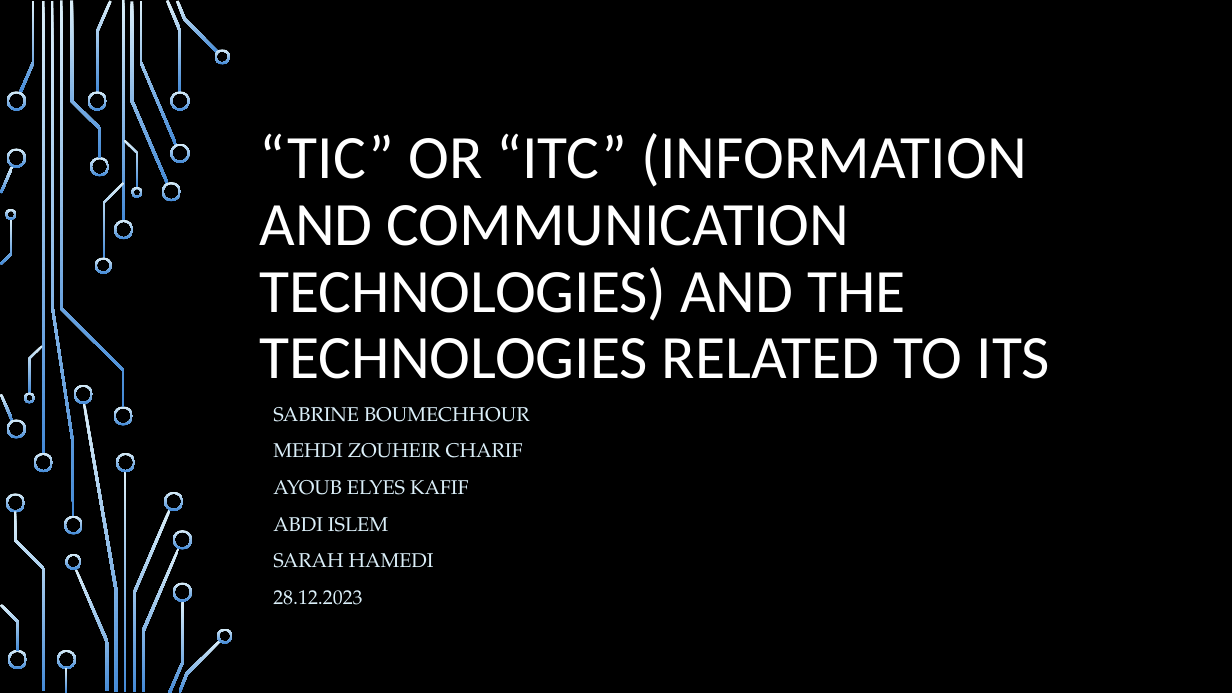
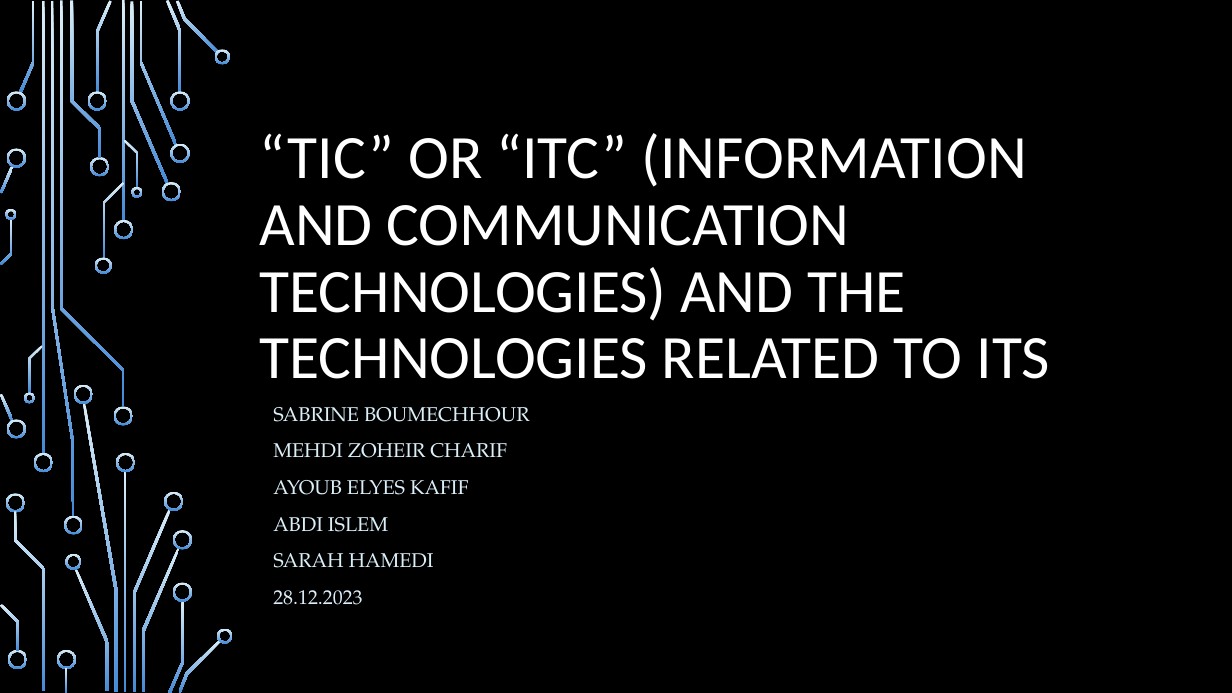
Before and after one commit to mehdi628/exam_tic, a slide deck: slide 1 of TIC (3).pptm. Drawn at 1232x693 pixels with LibreOffice and Linux fonts; fonts in the diff are those of the drawing; background and template pictures are left out. Boxes give left, top, right and bottom in pixels: in the first picture for what was removed or moved away, otherwise in the second. Text is boxed around its words. In the diff, an @@ line names an element or a change of style, - is before the commit and + after.

```diff
--- a/TIC (3).pptm
+++ b/TIC (3).pptm
@@ subtitle at <box>273,443,507,458</box>: text changed @@
-MEHDI ZOUHEIR CHARIF
+MEHDI ZOHEIR CHARIF
```
Also in this commit, not shown: 7 other slides changed, 6 slides added.
